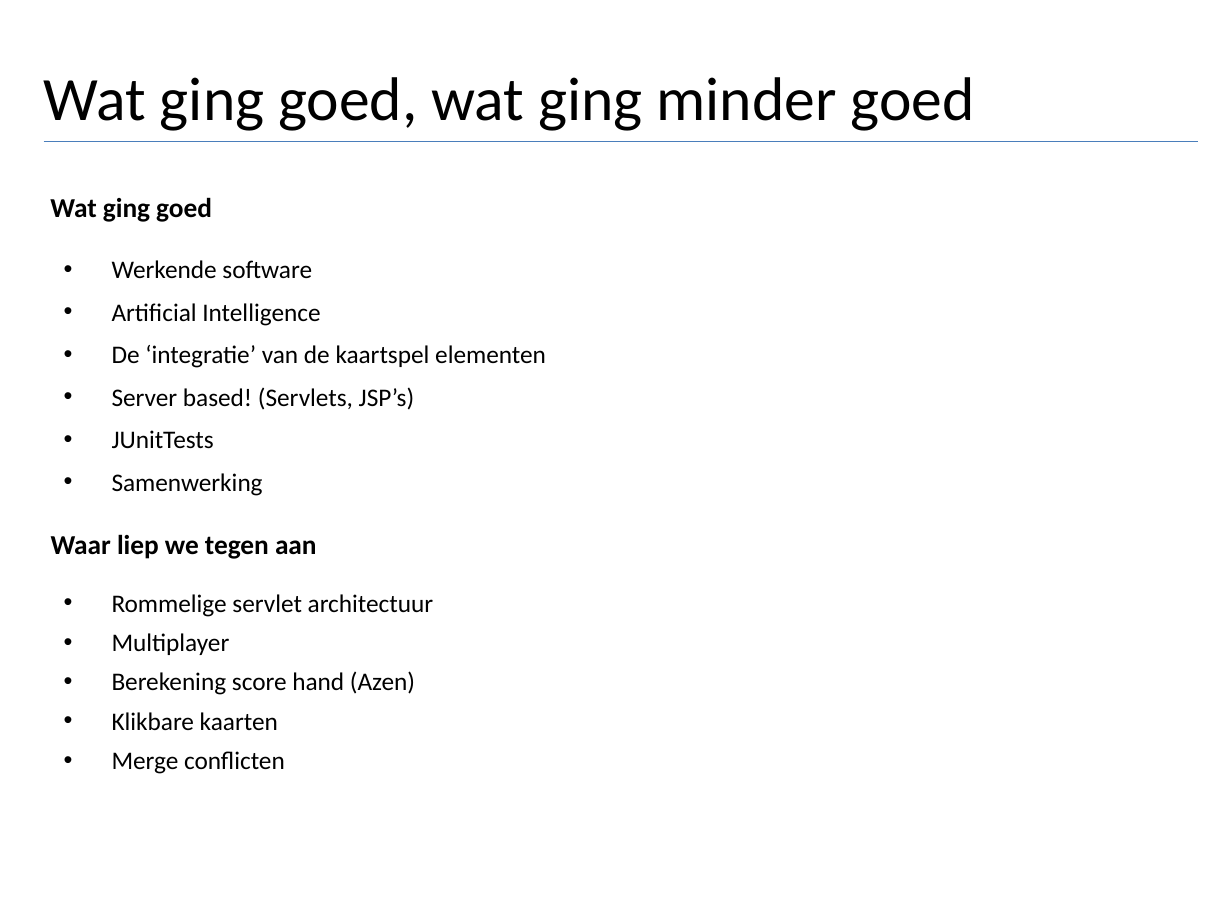
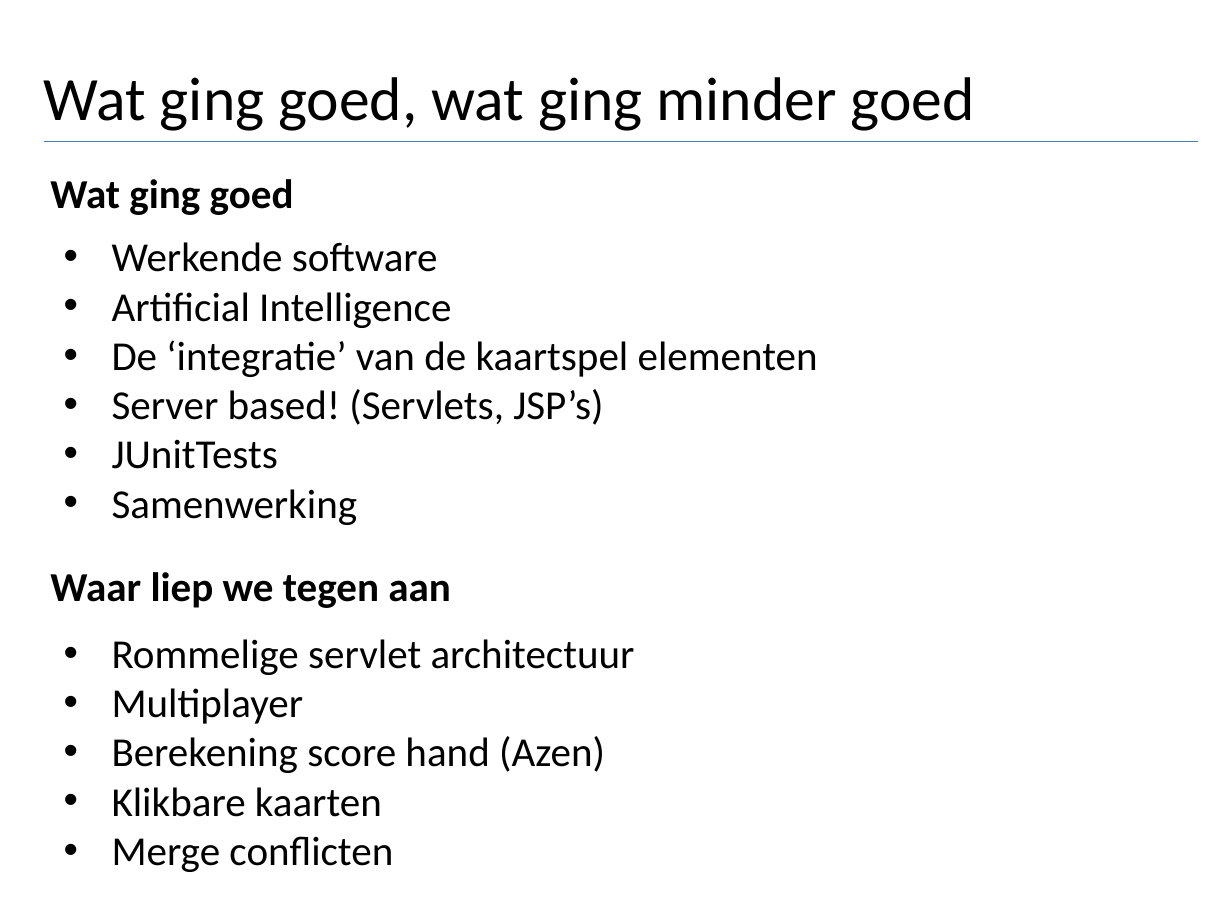
Before and after one commit to AlicedeVries/case, a slide deck: slide 12 of Case presentatie~6.pptx (slide 11 before the commit). Drawn at 1232x924 pixels with LibreOffice and Linux fonts; fonts in the diff are those of the drawing. Boxes give left, top, right and bottom in pixels: in the first picture for what was removed or moved away, otherwise in the second. Text is boxed around its words. In the diff, an @@ line names an element or a change of style, - is before the commit and + after.

```diff
--- a/Case presentatie~6.pptx
+++ b/Case presentatie~6.pptx
@@ text "Wat ging goed": place and size @@
-text "Wat ging goed" at [50, 197, 212, 222]
+text "Wat ging goed" at [50, 179, 294, 215]
@@ text "Wat ging goed" at [50, 179, 294, 215]: size 16 to 24 pt @@
@@ text "Werkende software": place and size @@
-text "Werkende software" at [112, 260, 546, 496]
+text "Werkende software" at [112, 242, 818, 525]
@@ text "Werkende software" at [112, 242, 818, 525]: size 14.8 to 24 pt; line spacing 1.4 to 1 @@
@@ text "Waar liep we tegen aan" at [50, 572, 451, 608]: size 16 to 24 pt @@
@@ text "Waar liep we tegen aan": place and size @@
-text "Waar liep we tegen aan" at [51, 534, 317, 559]
+text "Waar liep we tegen aan" at [50, 572, 451, 608]
@@ text "Rommelige servlet architectuur": place and size @@
-text "Rommelige servlet architectuur" at [112, 594, 433, 774]
+text "Rommelige servlet architectuur" at [112, 639, 635, 872]
@@ text "Rommelige servlet architectuur" at [112, 639, 635, 872]: size 14.8 to 24 pt; line spacing 1.3 to 1 @@
```
Also in this commit, not shown: 4 other slides changed, 1 slide added.
